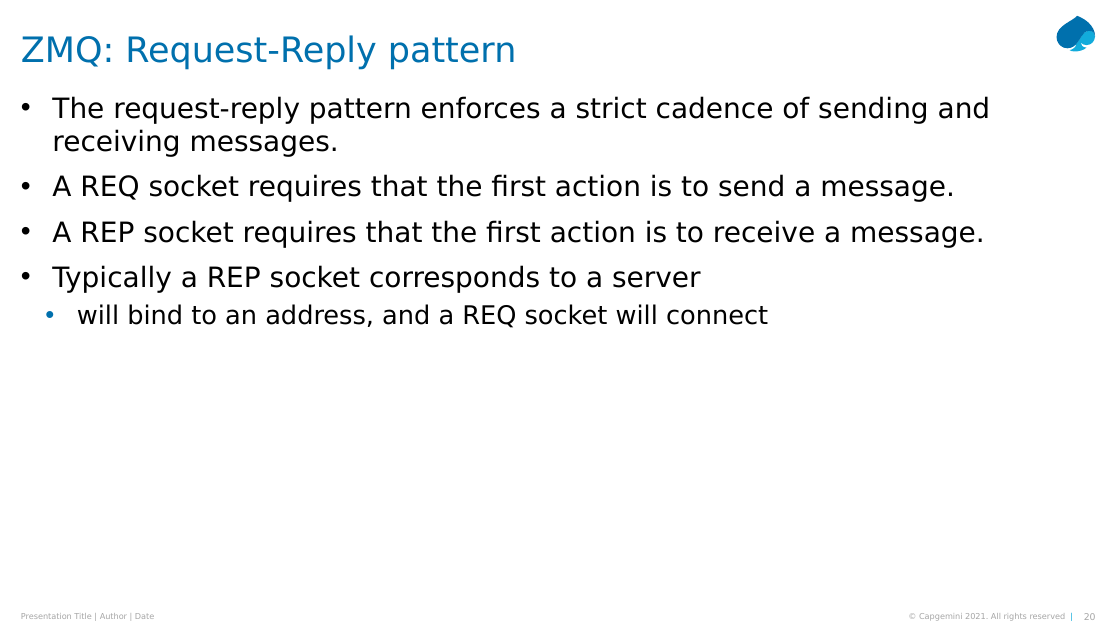
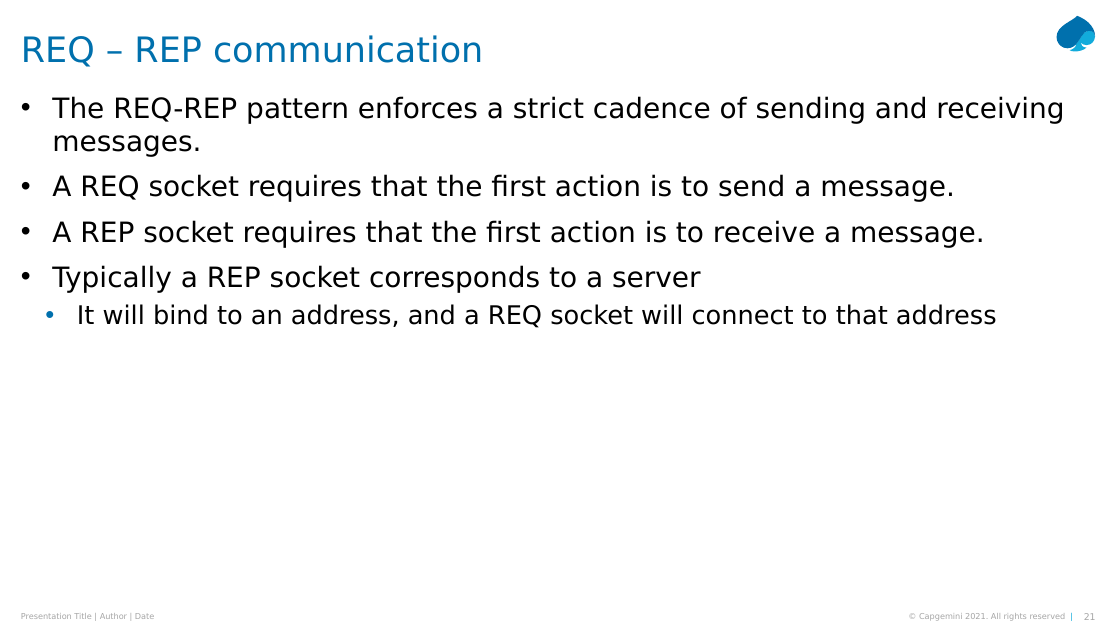
Before and after one commit to Python-Masterclass/Networking, a slide deck: slide 21 of Masterclass-7-Networking.pptx (slide 20 before the commit). Drawn at 1120x630 pixels with LibreOffice and Linux fonts; fonts in the diff are those of the drawing. Boxes give left, top, right and bottom in pixels: in the first picture for what was removed or moved away, otherwise in the second. Text is boxed around its words. In the diff, an @@ line names an element or a change of style, - is before the commit and + after.

```diff
--- a/Masterclass-7-Networking.pptx
+++ b/Masterclass-7-Networking.pptx
@@ title at box(21, 35, 483, 67): text changed @@
-ZMQ: Request-Reply pattern
+REQ – REP communication
@@ text at box(52, 96, 1064, 157): text changed @@
-• The request-reply pattern enforces a strict cadence of sending and receiving messages.
+• The REQ-REP pattern enforces a strict cadence of sending and receiving messages.
@@ text at box(77, 304, 997, 328): text changed @@
-  • will bind to an address, and a REQ socket will connect
+  • It will bind to an address, and a REQ socket will connect to that address
@@ page number at box(1084, 613, 1096, 620): text changed @@
-20
+21
```
Also in this commit, not shown: 5 other slides changed, 13 slides added, 70 slides removed, 3 other files.
